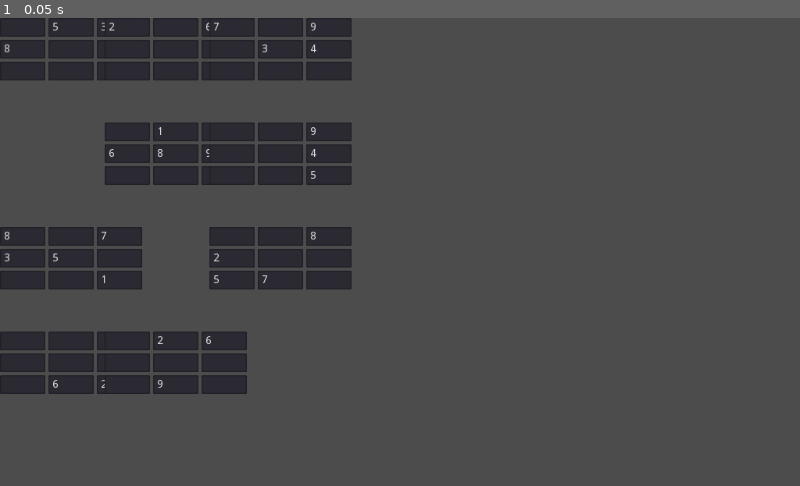
Above: before the commit, frame 1.
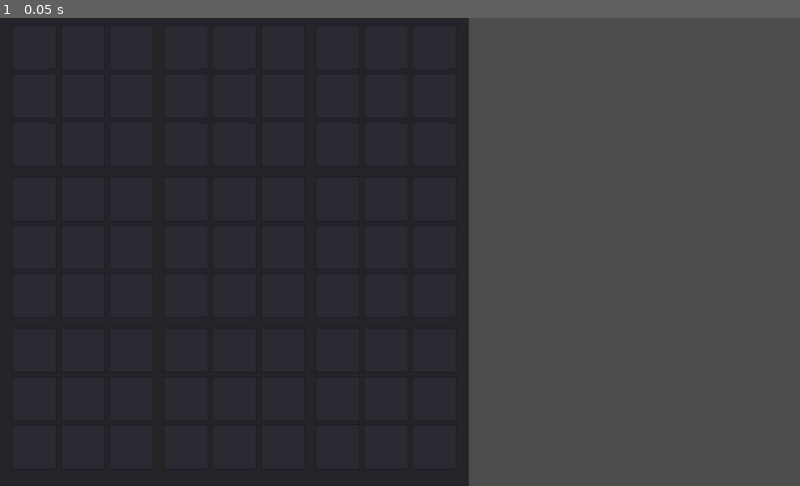
Above: after the commit, the same moment.

Repository: UnrealisticDino/sudoku
Game: Godot game, scene res://GameScene.tscn
The game is run twice, just before and just after one commit, with the same random seed, the same clock (stepped at 60 frames per second) and the same inputs. The project has no main scene, so this scene is started directly.
Inputs:
- Up to frame 1 (0.05 s): no input

The runs differ from the first frame. In frame 1, 42% of the frame differs, in the area x 0-59%, y 0-100%.

Commit message:
minor changes

Diff:
--- /dev/null
+++ b/Cell.tscn
@@ -0,0 +1,13 @@
+[gd_scene format=2]
+
+[node name="Cell" type="Control"]
+margin_right = 58.0
+margin_bottom = 58.0
+rect_min_size = Vector2( 58, 58 )
+
+[node name="LineEdit" type="LineEdit" parent="."]
+margin_right = 58.0
+margin_bottom = 58.0
+rect_min_size = Vector2( 58, 58 )
+align = 1
+max_length = 1
--- a/GameScene.tscn
+++ b/GameScene.tscn
@@ -2,11 +2,20 @@
 
 [ext_resource path="res://SudokuGrid.gd" type="Script" id=1]
 
-[node name="Control" type="Control"]
-margin_right = 40.0
-margin_bottom = 40.0
+[node name="Panel" type="Panel"]
+margin_right = 600.0
+margin_bottom = 600.0
+rect_min_size = Vector2( 600, 600 )
 
 [node name="SudokuGrid" type="GridContainer" parent="."]
-margin_right = 40.0
-margin_bottom = 40.0
+anchor_left = 0.5
+anchor_top = 0.5
+anchor_right = 0.5
+anchor_bottom = 0.5
+margin_left = -285.0
+margin_top = -291.0
+margin_right = 265.0
+margin_bottom = 259.0
+rect_min_size = Vector2( 550, 550 )
+columns = 4
 script = ExtResource( 1 )
--- a/Subgrid.tscn
+++ b/Subgrid.tscn
@@ -1,63 +1,50 @@
-[gd_scene format=2]
+[gd_scene load_steps=2 format=2]
+
+[ext_resource path="res://Cell.tscn" type="PackedScene" id=1]
 
 [node name="Subgrid" type="GridContainer"]
-margin_right = 40.0
-margin_bottom = 40.0
+margin_right = 185.0
+margin_bottom = 185.0
 columns = 3
 
-[node name="LineEdit1" type="LineEdit" parent="."]
-margin_right = 58.0
-margin_bottom = 24.0
-max_length = 1
+[node name="Cell1" parent="." instance=ExtResource( 1 )]
 
-[node name="LineEdit2" type="LineEdit" parent="."]
+[node name="Cell2" parent="." instance=ExtResource( 1 )]
 margin_left = 62.0
 margin_right = 120.0
-margin_bottom = 24.0
-max_length = 1
 
-[node name="LineEdit3" type="LineEdit" parent="."]
+[node name="Cell3" parent="." instance=ExtResource( 1 )]
 margin_left = 124.0
 margin_right = 182.0
-margin_bottom = 24.0
-max_length = 1
 
-[node name="LineEdit4" type="LineEdit" parent="."]
-margin_top = 28.0
-margin_right = 58.0
-margin_bottom = 52.0
-max_length = 1
+[node name="Cell4" parent="." instance=ExtResource( 1 )]
+margin_top = 62.0
+margin_bottom = 120.0
 
-[node name="LineEdit5" type="LineEdit" parent="."]
+[node name="Cell5" parent="." instance=ExtResource( 1 )]
 margin_left = 62.0
-margin_top = 28.0
+margin_top = 62.0
 margin_right = 120.0
-margin_bottom = 52.0
-max_length = 1
+margin_bottom = 120.0
 
-[node name="LineEdit6" type="LineEdit" parent="."]
+[node name="Cell6" parent="." instance=ExtResource( 1 )]
 margin_left = 124.0
-margin_top = 28.0
+margin_top = 62.0
 margin_right = 182.0
-margin_bottom = 52.0
-max_length = 1
+margin_bottom = 120.0
 
-[node name="LineEdit7" type="LineEdit" parent="."]
-margin_top = 56.0
-margin_right = 58.0
-margin_bottom = 80.0
-max_length = 1
+[node name="Cell7" parent="." instance=ExtResource( 1 )]
+margin_top = 124.0
+margin_bottom = 182.0
 
-[node name="LineEdit8" type="LineEdit" parent="."]
+[node name="Cell8" parent="." instance=ExtResource( 1 )]
 margin_left = 62.0
-margin_top = 56.0
+margin_top = 124.0
 margin_right = 120.0
-margin_bottom = 80.0
-max_length = 1
+margin_bottom = 182.0
 
-[node name="LineEdit9" type="LineEdit" parent="."]
+[node name="Cell9" parent="." instance=ExtResource( 1 )]
 margin_left = 124.0
-margin_top = 56.0
+margin_top = 124.0
 margin_right = 182.0
-margin_bottom = 80.0
-max_length = 1
+margin_bottom = 182.0
--- a/SudokuGrid.gd
+++ b/SudokuGrid.gd
@@ -4,11 +4,10 @@
 
 func _ready():
 	randomize()
-	columns = 3 # Main grid has 3 columns
 	var subgrid_scene = preload("res://Subgrid.tscn") # Load the Subgrid scene
 	for i in range(9):
 		var subgrid_container = Control.new()
-		subgrid_container.rect_min_size = Vector2(130, 130) # Set the size of the container, including padding
+		subgrid_container.rect_min_size = Vector2(190, 190) # Set the size of the container, including padding
 		var subgrid = subgrid_scene.instance() # Instantiate the Subgrid scene
 		subgrid_container.add_child(subgrid) # Add the subgrid to the container
 		add_child(subgrid_container) # Add the container to the main grid
@@ -194,10 +193,23 @@
 func display_puzzle(puzzle):
 	for row in range(9):
 		for col in range(9):
-			var subgrid_index = int(row / 3) * 3 + int(col / 3)
-			var subgrid_container_index = subgrid_index + int(subgrid_index / 3) # Considering spacers
-			var subgrid_container = get_child(subgrid_container_index) # Get the container, considering spacers
-			var subgrid = subgrid_container.get_child(0) # Get the subgrid inside the container
-			var cell_index = (row % 3) * 3 + (col % 3)
-			var cell = subgrid.get_child(cell_index)
+			var subgrid_container_index = row / 3 * 4 + col / 3  # Adjusted to account for spacers
+			var cell_index = row % 3 * 3 + col % 3
+
+			var subgrid = get_child(subgrid_container_index)
+			var cell_container = subgrid.get_child(cell_index)
+			if cell_container == null:
+				print("Error: Cell container not found in subgrid at index:", cell_index)
+				continue
+
+			var cell_instance = cell_container.get_node("Cell")  # Get the Cell instance
+			if cell_instance == null:
+				print("Error: Cell instance not found in cell container.")
+				continue
+
+			var cell = cell_instance.get_node("LineEdit")  # Access the LineEdit inside the Cell instance
+			if cell == null:
+				print("Error: LineEdit not found in cell instance.")
+				continue
+
 			cell.text = str(puzzle[row][col]) if puzzle[row][col] != 0 else ""
Not shown, added: final3.py
Not shown, added: makethegame1.py
